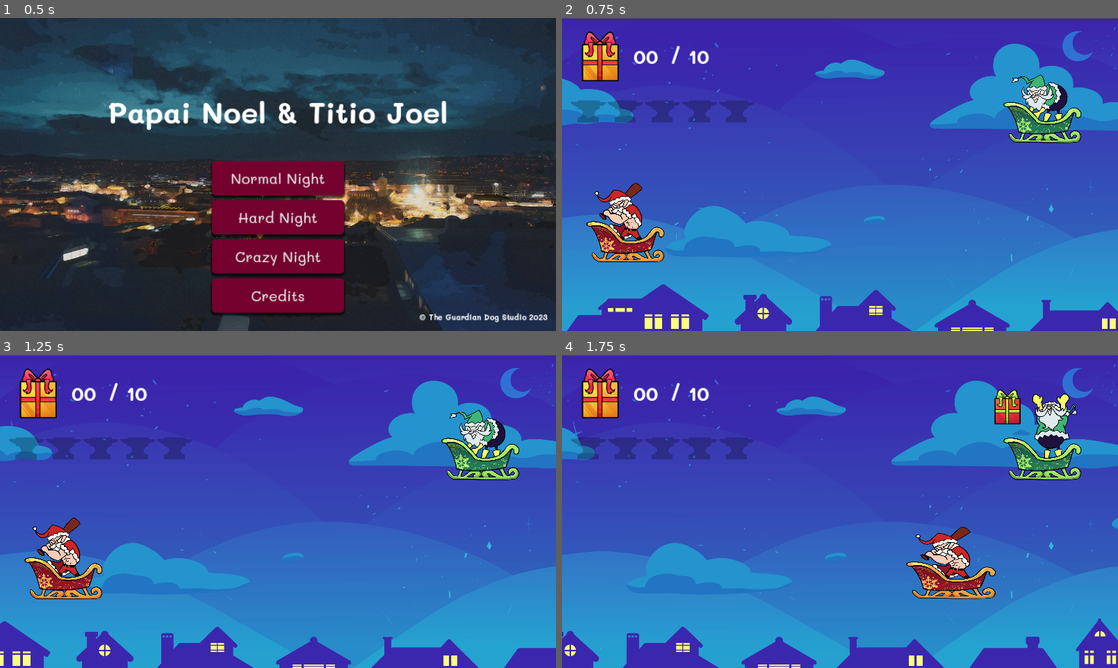
Above: before the commit, frames 1-4 (two rows, left to right).
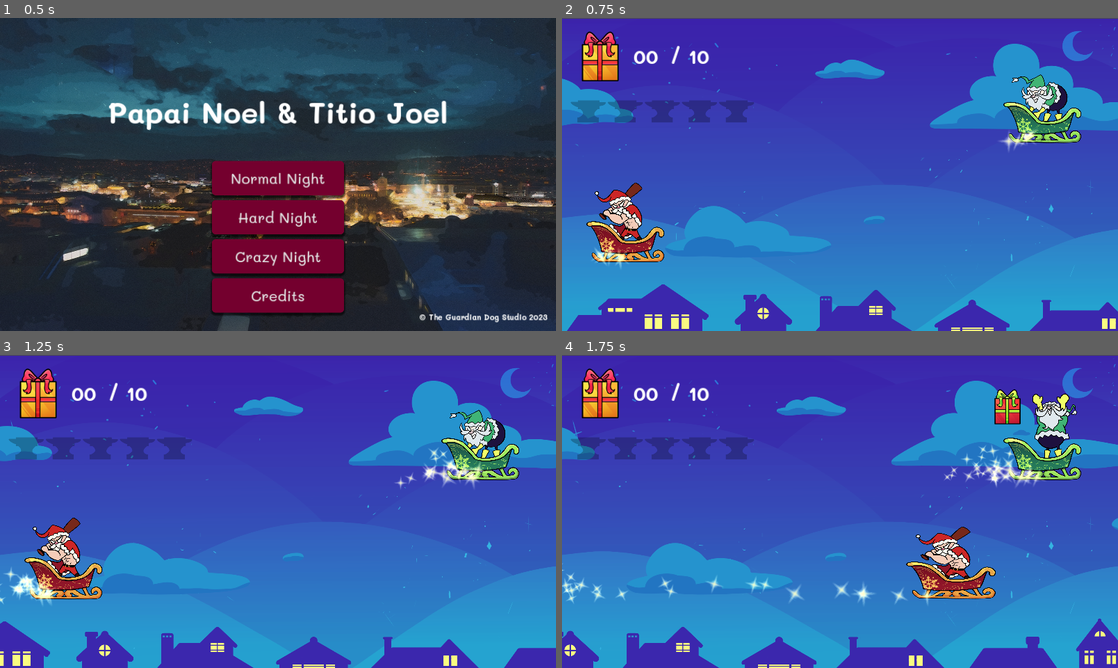
Above: after the commit, the same moments.

Repository: DfindWox/TGD-Jame-Gam-Christmas-Edition
Game: Godot game, scene res://scenes/menu/TitleScreen.tscn
Two runs of this game, one before a commit and one after it. Both use one fixed random seed, a clock stepped at 60 frames per second and the inputs below. The engine's default icon, where the game draws it, is replaced by a stand-in: a white triangle on a blue panel in a dark square.
Inputs:
- Up to frame 1 (0.5 s): no input
- Up to frame 2 (0.75 s): click "Normal Night" at 0.5 s
- Up to frame 3 (1.25 s): no input
- Up to frame 4 (1.75 s): tap Enter (ui_accept) at 1.25, 1.52 s; hold Right (move_right) from 1.28 s (still down); hold Shift (fever) from 1.28 s (still down)

Frame 1 is identical in both runs. In frame 2, 0.4% of the frame differs, in the area x 5-86%, y 35-80%; in frame 3, 1.0%; in frame 4, 1.4%, in the area x 0-87%, y 28-80%.

Commit message:
particulas
particulas parte 2

Diff:
--- a/scenes/characters/player.tscn
+++ b/scenes/characters/player.tscn
@@ -15,6 +15,7 @@
 [ext_resource type="Texture2D" uid="uid://clsukxfachy52" path="res://assets/images/Papai Noel Bom/Win/SantaRindo0000.png" id="14_forkx"]
 [ext_resource type="Texture2D" uid="uid://c2rhimrugglix" path="res://assets/images/Papai Noel Bom/Santa0012.png" id="15_ifl0v"]
 [ext_resource type="Texture2D" uid="uid://bwci4t178u3tb" path="res://assets/images/Papai Noel Bom/Win/SantaRindo0001.png" id="15_jxa6s"]
+[ext_resource type="Texture2D" uid="uid://usihcjujtpec" path="res://assets/images/star_04.png" id="16_n8f1u"]
 
 [sub_resource type="RectangleShape2D" id="RectangleShape2D_su6xv"]
 size = Vector2(86, 34)
@@ -266,6 +267,30 @@
 [sub_resource type="RectangleShape2D" id="RectangleShape2D_x24o3"]
 size = Vector2(186, 95)
 
+[sub_resource type="CanvasItemMaterial" id="CanvasItemMaterial_wdj1c"]
+blend_mode = 4
+
+[sub_resource type="Curve" id="Curve_a7tpf"]
+_data = [Vector2(0, 1), 0.0, 0.0, 0, 0, Vector2(1, 0.426897), 0.0, 0.0, 0, 0]
+point_count = 2
+
+[sub_resource type="CurveTexture" id="CurveTexture_fo3qc"]
+curve = SubResource("Curve_a7tpf")
+
+[sub_resource type="ParticleProcessMaterial" id="ParticleProcessMaterial_od3kq"]
+particle_flag_disable_z = true
+emission_shape = 3
+emission_box_extents = Vector3(40, 1, 1)
+angle_max = 90.0
+direction = Vector3(-1, -0.5, 0)
+spread = 20.0
+initial_velocity_min = 150.0
+initial_velocity_max = 200.0
+gravity = Vector3(0, 98, 0)
+scale_min = 0.1
+scale_max = 0.15
+scale_curve = SubResource("CurveTexture_fo3qc")
+
 [node name="Player" type="CharacterBody2D"]
 collision_layer = 0
 collision_mask = 0
@@ -310,5 +335,13 @@
 position = Vector2(13, 8.5)
 shape = SubResource("RectangleShape2D_x24o3")
 
+[node name="GPUParticles2D" type="GPUParticles2D" parent="."]
+modulate = Color(1, 1, 0.768627, 1)
+material = SubResource("CanvasItemMaterial_wdj1c")
+position = Vector2(-13, 61)
+amount = 30
+process_material = SubResource("ParticleProcessMaterial_od3kq")
+texture = ExtResource("16_n8f1u")
+
 [connection signal="animation_finished" from="AnimationPlayer" to="." method="_on_animation_player_animation_finished"]
 [connection signal="body_entered" from="AreaHitzone" to="." method="_on_area_hitzone_body_entered"]
--- a/scenes/characters/villain.tscn
+++ b/scenes/characters/villain.tscn
@@ -9,6 +9,7 @@
 [ext_resource type="Texture2D" uid="uid://c6yh4h1hpjwul" path="res://assets/images/Papai Noel Mal/BadSanta0004.png" id="7_7k0pp"]
 [ext_resource type="Texture2D" uid="uid://6w3d2pafs3ye" path="res://assets/images/Papai Noel Mal/BadSanta0005.png" id="8_yvfiu"]
 [ext_resource type="Texture2D" uid="uid://dd6g7klgh7vuk" path="res://assets/images/Papai Noel Mal/BadSanta0006.png" id="9_oh21p"]
+[ext_resource type="Texture2D" uid="uid://usihcjujtpec" path="res://assets/images/star_04.png" id="10_4u3kx"]
 
 [sub_resource type="CircleShape2D" id="CircleShape2D_7wnl7"]
 
@@ -156,6 +157,30 @@
 "throw": SubResource("Animation_6hlkq")
 }
 
+[sub_resource type="CanvasItemMaterial" id="CanvasItemMaterial_2t4k5"]
+blend_mode = 4
+
+[sub_resource type="Curve" id="Curve_5blr7"]
+_data = [Vector2(0, 1), 0.0, 0.0, 0, 0, Vector2(1, 0.426897), 0.0, 0.0, 0, 0]
+point_count = 2
+
+[sub_resource type="CurveTexture" id="CurveTexture_d8w75"]
+curve = SubResource("Curve_5blr7")
+
+[sub_resource type="ParticleProcessMaterial" id="ParticleProcessMaterial_hkk2s"]
+particle_flag_disable_z = true
+emission_shape = 3
+emission_box_extents = Vector3(40, 1, 1)
+angle_max = 90.0
+direction = Vector3(-1, -0.5, 0)
+spread = 20.0
+initial_velocity_min = 150.0
+initial_velocity_max = 200.0
+gravity = Vector3(0, 98, 0)
+scale_min = 0.1
+scale_max = 0.15
+scale_curve = SubResource("CurveTexture_d8w75")
+
 [node name="Villain" type="CharacterBody2D"]
 collision_layer = 0
 collision_mask = 0
@@ -198,5 +223,13 @@
 }
 autoplay = "idle"
 
+[node name="GPUParticles2D" type="GPUParticles2D" parent="."]
+modulate = Color(1, 1, 0.768627, 1)
+material = SubResource("CanvasItemMaterial_2t4k5")
+position = Vector2(-23, 92)
+amount = 30
+process_material = SubResource("ParticleProcessMaterial_hkk2s")
+texture = ExtResource("10_4u3kx")
+
 [connection signal="timeout" from="Timer" to="." method="_on_timer_timeout"]
 [connection signal="animation_finished" from="AnimationPlayer" to="." method="_on_animation_player_animation_finished"]
Binary file added: assets/images/star_04.png
Not shown, added: assets/images/star_04.png.import
Not shown: 1 places in scenes/characters/player.tscn that only renumber resources
Not shown: 1 places in scenes/characters/villain.tscn that only renumber resources
